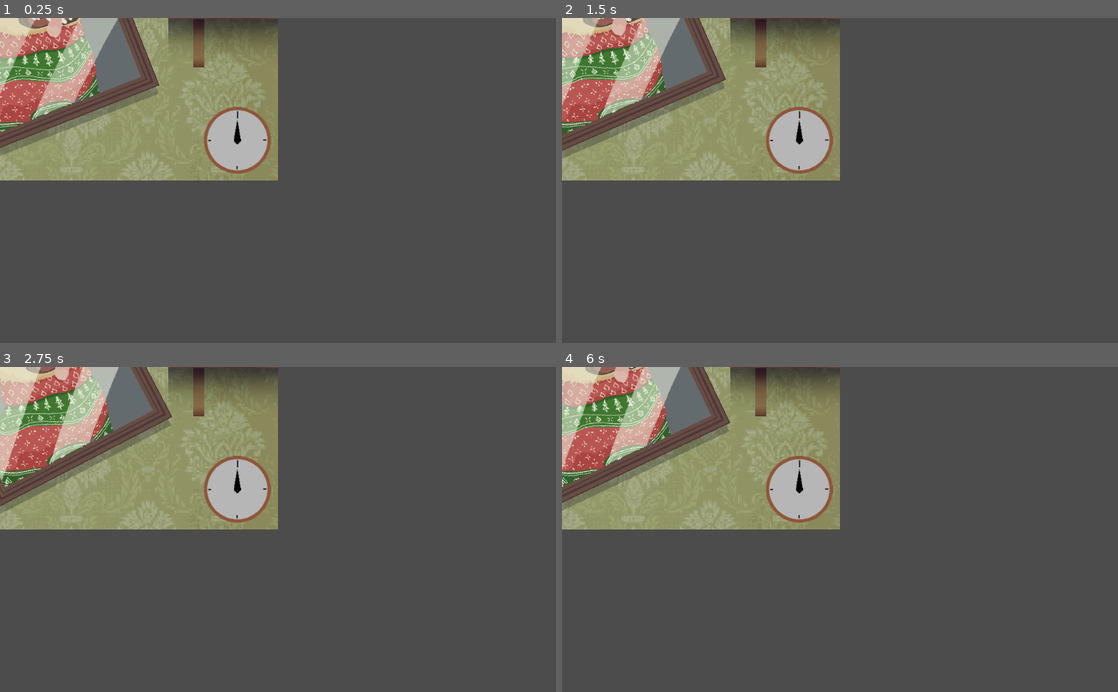
Above: before the commit, frames 1-4 (two rows, left to right).
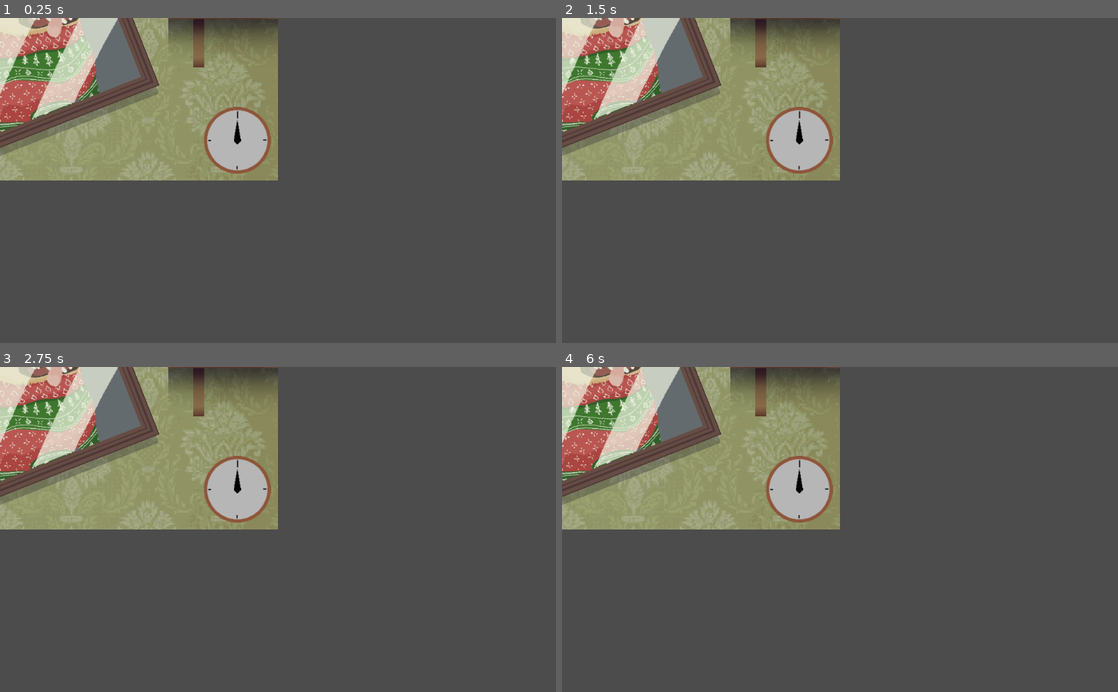
Above: after the commit, the same moments.

Repository: ericdsw/global_game_jam_2020
Game: Godot game, scene res://Screens/MiniGames/RotatePortrait/RotatePortraitMinigame.tscn
Two runs of this game, one before a commit and one after it. Both use one fixed random seed, a clock stepped at 60 frames per second and the inputs below. This scene is started directly instead of the project's main scene.
Inputs (mouse positions are in pixels of both pictures, inside the frame that each line leads up to):
- Up to frame 1 (0.25 s): no input
- Up to frame 2 (1.5 s): tap Enter (ui_accept) at 0.5, 0.77, 0.8, 1.07, 1.25 s; move the mouse to (962, 164) at 0.52 s; press the mouse at (962, 164) at 0.53 s; release the mouse at (962, 164) at 1.25 s; drag from (728, 196) to (812, 245) at 1.27 s
- Up to frame 3 (2.75 s): tap Enter (ui_accept) at 2, 2.3 s; move the mouse to (333, 458) at 2.02 s; press the mouse at (333, 458) at 2.03 s
- Up to frame 4 (6 s): release the mouse at (895, 458) at 2.75 s; tap Enter (ui_accept) at 2.75, 3.5, 3.6, 3.77, 4.07, 4.25, 5.3 s; drag from (812, 594) to (673, 480) at 2.77 s; move the mouse to (1006, 578) at 3.52 s; click (1006, 578) at 3.67 s; drag from (673, 480) to (756, 448) at 4.27 s; move the mouse to (867, 529) at 5.02 s; press the mouse at (867, 529) at 5.03 s; release the mouse at (867, 529) at 5.75 s; drag from (756, 448) to (728, 545) at 5.77 s

The runs differ from the first frame. In frame 1, 2.1% of the frame differs, in the area x 0-22%, y 0-31%; in frame 2, 4.1%; in frame 3, 5.4%, in the area x 0-31%, y 0-46%; in frame 4, 4.8%.

Commit message:
Rotate portrait now has a custom success and fail animation

Diff:
--- /dev/null
+++ b/Camera2D.gd
@@ -0,0 +1,20 @@
+extends Camera2D
+
+onready var timer := get_node("Timer") as Timer
+
+var _shake_intensity := 0.0
+
+func _process(delta: float) -> void:
+	randomize()
+	offset = Vector2(
+		rand_range(-1.0, 1.0) * _shake_intensity,
+		rand_range(-1.0, 1.0) * _shake_intensity
+	)
+
+func shake(intensity : float, duration : float) -> void:
+	_shake_intensity = intensity
+	timer.stop()
+	timer.start(duration)
+
+func _on_Timer_timeout() -> void:
+	_shake_intensity = 0.0
--- /dev/null
+++ b/Camera2D.tscn
@@ -0,0 +1,11 @@
+[gd_scene load_steps=2 format=2]
+
+[ext_resource path="res://Camera2D.gd" type="Script" id=1]
+
+[node name="Camera2D" type="Camera2D"]
+current = true
+script = ExtResource( 1 )
+
+[node name="Timer" type="Timer" parent="."]
+one_shot = true
+[connection signal="timeout" from="Timer" to="." method="_on_Timer_timeout"]
--- a/Game.gd
+++ b/Game.gd
@@ -15,6 +15,7 @@
 onready var overlay_node := get_node("OverlayNode") as Node2D
 onready var main_menu_wrapper := get_node("MainMenuWrapper") as Control
 onready var life_container := get_node("ContainerZFixer/LifeContainer") as LifeContainer
+onready var camera := get_node("Camera2D") as Camera2D
 
 # The current active minigame offset. This offset will be used to decide which
 # scene path inside the `minigames` array should be used to instance the next
@@ -81,6 +82,7 @@
 	_minigame.connect("success", self, "_on_miningame_succeeded")
 	_minigame.connect("failure", self, "_on_minigame_failure")
 	_minigame.connect("request_next", self, "_on_minigame_request_next")
+	_minigame.connect("request_shake", self, "_on_minigame_requested_shake")
 
 	# Show the minigame's required instruction screen
 	var _instructions = _instruction_res.instance()
@@ -184,10 +186,7 @@
 	_enqueue_minigame(_first_minigame)
 
 func _on_minigame_request_next(_data := {}) -> void:
-#	if _data.has("type"):
-#		var _type = _data["type"]
-#		if _type == "success":
-#			_calculate_score(_data["time_left"])
-#		else:
-#			_substract_life()
 	_go_to_next_minigame()
+
+func _on_minigame_requested_shake(intensity: float, duration: float) -> void:
+	get_node("Camera2D").shake(intensity, duration)
--- a/Game.tscn
+++ b/Game.tscn
@@ -1,10 +1,11 @@
-[gd_scene load_steps=9 format=2]
+[gd_scene load_steps=10 format=2]
 
 [ext_resource path="res://Game.gd" type="Script" id=1]
 [ext_resource path="res://Resources/Born2bSportyV2.ttf" type="DynamicFontData" id=2]
 [ext_resource path="res://Resources/General/DefaultButtonStyle.tres" type="StyleBox" id=3]
 [ext_resource path="res://Elements/BaseButton.tscn" type="PackedScene" id=4]
 [ext_resource path="res://Elements/LifeContainer.tscn" type="PackedScene" id=5]
+[ext_resource path="res://Camera2D.tscn" type="PackedScene" id=6]
 
 [sub_resource type="DynamicFont" id=1]
 size = 64
@@ -81,8 +82,7 @@
 script = ExtResource( 1 )
 minigames = [ "res://Screens/MiniGames/CleanPainting/CleanPaintingMinigame.tscn", "res://Screens/MiniGames/BrokenMarria …(329 unchanged characters)…
 
-[node name="Camera2D" type="Camera2D" parent="."]
-current = true
+[node name="Camera2D" parent="." instance=ExtResource( 6 )]
 
 [node name="MainMenuWrapper" type="Control" parent="."]
 margin_top = -24.0
--- a/MinigameTester.gd
+++ b/MinigameTester.gd
@@ -6,6 +6,8 @@
 var _success_res := preload("res://Screens/Overlays/Finish/Success.tscn")
 var _failure_res := preload("res://Screens/Overlays/Finish/Failure.tscn")
 var _instruction_res := preload("res://Screens/Overlays/Instructions/InstructionsOverlay.tscn")
+
+var _cur_minigame
 
 onready var timer := get_node("Timer") as Timer
 onready var overlay_node := get_node("OverlayNode") as Node2D
@@ -16,6 +18,9 @@
 	_minigame.connect("success", self, "_on_success")
 	_minigame.connect("failure", self, "_on_failure")
 	_minigame.connect("request_next", self, "_on_next_requested")
+	_minigame.connect("request_shake", self, "_on_minigame_requested_shake")
+
+	_cur_minigame = _minigame
 
 	var _instructions = _instruction_res.instance()
 	overlay_node.add_child(_instructions)
@@ -31,12 +36,17 @@
 	_minigame.start(target_difficulty)
 
 func _on_success(time_left: float) -> void:
-	print("Minigame Succeeded")
+	if !_cur_minigame.no_overlay_for_success:
+		var _success_ins = _success_res.instance()
+		overlay_node.add_child(_success_ins)
 
 func _on_failure() -> void:
-	var _failure_ins = _failure_res.instance()
-	overlay_node.add_child(_failure_ins)
+	if !_cur_minigame.no_overlay_for_fail:
+		var _failure_ins = _failure_res.instance()
+		overlay_node.add_child(_failure_ins)
 
 func _on_next_requested() -> void:
-	var _success_ins = _success_res.instance()
-	overlay_node.add_child(_success_ins)
+	print("requested next")
+
+func _on_minigame_requested_shake(intensity: float, duration: float) -> void:
+	get_node("Camera2D").shake(intensity, duration)
--- a/Screens/MiniGames/BaseMinigame.gd
+++ b/Screens/MiniGames/BaseMinigame.gd
@@ -22,6 +22,7 @@
 signal success(time_left)
 signal failure()
 signal request_next(data)
+signal request_shake(intensity, duration)
 
 # ================================ Lifecycle ================================ #
 
@@ -63,7 +64,10 @@
 		emit_signal("failure")
 
 func request_next(extra_data := {}) -> void:
-	emit_signal("request_next", extra_data)
+	emit_signal("request_next")
+
+func request_shake(intensity := 1.0, duration := 0.5) -> void:
+	emit_signal("request_shake", intensity, duration)
 
 # ================================ Callbacks ================================ #
 
--- a/Screens/MiniGames/RotatePortrait/RotatePortraitMinigame.gd
+++ b/Screens/MiniGames/RotatePortrait/RotatePortraitMinigame.gd
@@ -4,6 +4,7 @@
 onready var reflection : Sprite = get_node("Portrait/Reflection")
 onready var shadow : Sprite = get_node("Shadow")
 onready var nail : Vector2 = get_node("Nail").global_position
+onready var animation_player := get_node("AnimationPlayer") as AnimationPlayer
 
 var anchor : int
 var virtual_nail : Vector2
@@ -15,13 +16,19 @@
 	_set_leeway(5)
 
 func _input(event : InputEvent) -> void:
-	if event is InputEventMouseMotion and clicking:
-		if event.relative.x < 0:
-			portrait.rotation_degrees += 1
-		elif event.relative.x > 0:
-			portrait.rotation_degrees -= 1
 
-func _process(delta : float) -> void:
+	if _is_active:
+
+		if event is InputEventMouseMotion and clicking:
+			if event.relative.x < 0:
+				portrait.rotation_degrees += 1
+			elif event.relative.x > 0:
+				portrait.rotation_degrees -= 1
+
+func _process(_delta : float) -> void:
+
+	if !_is_active:
+		return
 
 	reflection.modulate.a = clamp(abs(portrait.rotation_degrees), 0.0, 45.0) / 45.0 + 0.2
 	shadow.rotation_degrees = portrait.rotation_degrees
@@ -33,7 +40,6 @@
 
 	if !clicking:
 		if portrait.rotation_degrees > -leeway and portrait.rotation_degrees < leeway:
-			print("NAISUUU")
 			portrait.rotation_degrees = 0
 			shadow.rotation_degrees = 0
 			on_success()
@@ -41,3 +47,19 @@
 
 func _set_leeway(_leeway : float = 0.5) -> void:
 	leeway = _leeway
+
+# @Overwrite
+func on_failure() -> void:
+	.on_failure()
+	animation_player.play("falling")
+
+func on_success() -> void:
+	.on_success()
+	animation_player.play("win")
+
+func _on_AnimationPlayer_animation_finished(anim_name: String) -> void:
+	if anim_name == "falling":
+		request_shake(5.0, 0.4)
+		request_next()
+	elif anim_name == "win":
+		request_next()
--- a/Screens/MiniGames/RotatePortrait/RotatePortraitMinigame.tscn
+++ b/Screens/MiniGames/RotatePortrait/RotatePortraitMinigame.tscn
@@ -6,10 +6,208 @@
 [ext_resource path="res://Resources/RotatePortrait/BrithT2.png" type="Texture" id=4]
 [ext_resource path="res://Resources/RotatePortrait/BackG.png" type="Texture" id=5]
 [ext_resource path="res://Resources/RotatePortrait/ShadowT2.png" type="Texture" id=6]
+[ext_resource path="res://Resources/Sounds/FixFrame/Squeaktoy.wav" type="AudioStream" id=7]
+[ext_resource path="res://Resources/Sounds/FixFrame/portrait_falling.wav" type="AudioStream" id=8]
+[ext_resource path="res://Resources/Sounds/FixFrame/WinDog.wav" type="AudioStream" id=9]
+
+[sub_resource type="Animation" id=1]
+resource_name = "default"
+loop = true
+tracks/0/type = "value"
+tracks/0/path = NodePath("Portrait:position")
+tracks/0/interp = 1
+tracks/0/loop_wrap = true
+tracks/0/imported = false
+tracks/0/enabled = true
+tracks/0/keys = {
+"times": PoolRealArray( 0 ),
+"transitions": PoolRealArray( 1 ),
+"update": 0,
+"values": [ Vector2( 0, -118 ) ]
+}
+tracks/1/type = "value"
+tracks/1/path = NodePath("Shadow:position")
+tracks/1/interp = 1
+tracks/1/loop_wrap = true
+tracks/1/imported = false
+tracks/1/enabled = true
+tracks/1/keys = {
+"times": PoolRealArray( 0 ),
+"transitions": PoolRealArray( 1 ),
+"update": 0,
+"values": [ Vector2( 0, -94 ) ]
+}
+tracks/2/type = "value"
+tracks/2/path = NodePath("Portrait:scale")
+tracks/2/interp = 1
+tracks/2/loop_wrap = true
+tracks/2/imported = false
+tracks/2/enabled = true
+tracks/2/keys = {
+"times": PoolRealArray( 0 ),
+"transitions": PoolRealArray( 1 ),
+"update": 0,
+"values": [ Vector2( 1, 1 ) ]
+}
+tracks/3/type = "value"
+tracks/3/path = NodePath("Shadow:scale")
+tracks/3/interp = 1
+tracks/3/loop_wrap = true
+tracks/3/imported = false
+tracks/3/enabled = true
+tracks/3/keys = {
+"times": PoolRealArray( 0 ),
+"transitions": PoolRealArray( 1 ),
+"update": 0,
+"values": [ Vector2( 1, 1 ) ]
+}
+
+[sub_resource type="Animation" id=2]
+resource_name = "falling"
+length = 0.8
+tracks/0/type = "value"
+tracks/0/path = NodePath("Portrait:position")
+tracks/0/interp = 1
+tracks/0/loop_wrap = true
+tracks/0/imported = false
+tracks/0/enabled = true
+tracks/0/keys = {
+"times": PoolRealArray( 0.2, 0.7 ),
+"transitions": PoolRealArray( 1, 1 ),
+"update": 0,
+"values": [ Vector2( 0, -118 ), Vector2( 0, 470 ) ]
+}
+tracks/1/type = "value"
+tracks/1/path = NodePath("Shadow:position")
+tracks/1/interp = 1
+tracks/1/loop_wrap = true
+tracks/1/imported = false
+tracks/1/enabled = true
+tracks/1/keys = {
+"times": PoolRealArray( 0.2, 0.7 ),
+"transitions": PoolRealArray( 1, 1 ),
+"update": 0,
+"values": [ Vector2( 0, -94 ), Vector2( 0, 494 ) ]
+}
+tracks/2/type = "value"
+tracks/2/path = NodePath("FallStream:playing")
+tracks/2/interp = 1
+tracks/2/loop_wrap = true
+tracks/2/imported = false
+tracks/2/enabled = true
+tracks/2/keys = {
+"times": PoolRealArray( 0 ),
+"transitions": PoolRealArray( 1 ),
+"update": 1,
+"values": [ true ]
+}
+tracks/3/type = "value"
+tracks/3/path = NodePath("CrashStream:playing")
+tracks/3/interp = 1
+tracks/3/loop_wrap = true
+tracks/3/imported = false
+tracks/3/enabled = true
+tracks/3/keys = {
+"times": PoolRealArray( 0.7 ),
+"transitions": PoolRealArray( 1 ),
+"update": 1,
+"values": [ true ]
+}
+tracks/4/type = "value"
+tracks/4/path = NodePath("Shadow:scale")
+tracks/4/interp = 1
+tracks/4/loop_wrap = true
+tracks/4/imported = false
+tracks/4/enabled = true
+tracks/4/keys = {
+"times": PoolRealArray( 0 ),
+"transitions": PoolRealArray( 1 ),
+"update": 0,
+"values": [ Vector2( 1, 1 ) ]
+}
+tracks/5/type = "value"
+tracks/5/path = NodePath("Portrait:scale")
+tracks/5/interp = 1
+tracks/5/loop_wrap = true
+tracks/5/imported = false
+tracks/5/enabled = true
+tracks/5/keys = {
+"times": PoolRealArray( 0 ),
+"transitions": PoolRealArray( 1 ),
+"update": 0,
+"values": [ Vector2( 1, 1 ) ]
+}
+
+[sub_resource type="Animation" id=3]
+resource_name = "win"
+length = 0.2
+tracks/0/type = "value"
+tracks/0/path = NodePath("Portrait:position")
+tracks/0/interp = 1
+tracks/0/loop_wrap = true
+tracks/0/imported = false
+tracks/0/enabled = true
+tracks/0/keys = {
+"times": PoolRealArray( 0 ),
+"transitions": PoolRealArray( 1 ),
+"update": 0,
+"values": [ Vector2( 0, -118 ) ]
+}
+tracks/1/type = "value"
+tracks/1/path = NodePath("Shadow:position")
+tracks/1/interp = 1
+tracks/1/loop_wrap = true
+tracks/1/imported = false
+tracks/1/enabled = true
+tracks/1/keys = {
+"times": PoolRealArray( 0 ),
+"transitions": PoolRealArray( 1 ),
+"update": 0,
+"values": [ Vector2( 0, -94 ) ]
+}
+tracks/2/type = "value"
+tracks/2/path = NodePath("Portrait:scale")
+tracks/2/interp = 1
+tracks/2/loop_wrap = true
+tracks/2/imported = false
+tracks/2/enabled = true
+tracks/2/keys = {
+"times": PoolRealArray( 0, 0.1, 0.2 ),
+"transitions": PoolRealArray( 1, 1, 1 ),
+"update": 0,
+"values": [ Vector2( 1, 1 ), Vector2( 1.1, 1.1 ), Vector2( 1, 1 ) ]
+}
+tracks/3/type = "value"
+tracks/3/path = NodePath("Shadow:scale")
+tracks/3/interp = 1
+tracks/3/loop_wrap = true
+tracks/3/imported = false
+tracks/3/enabled = true
+tracks/3/keys = {
+"times": PoolRealArray( 0, 0.1, 0.2 ),
+"transitions": PoolRealArray( 1, 1, 1 ),
+"update": 0,
+"values": [ Vector2( 1, 1 ), Vector2( 1.1, 1.1 ), Vector2( 1, 1 ) ]
+}
+tracks/4/type = "value"
+tracks/4/path = NodePath("WinStream:playing")
+tracks/4/interp = 1
+tracks/4/loop_wrap = true
+tracks/4/imported = false
+tracks/4/enabled = true
+tracks/4/keys = {
+"times": PoolRealArray( 0 ),
+"transitions": PoolRealArray( 1 ),
+"update": 1,
+"values": [ true ]
+}
 
 [node name="RotatePortraitMinigame" instance=ExtResource( 1 )]
 script = ExtResource( 3 )
-duration = 100.0
+duration = 1.5
+instructions = "ALIGN THE PORTRAIT!"
+no_overlay_for_success = true
+no_overlay_for_fail = true
 
 [node name="Background" type="Sprite" parent="." index="1"]
 texture = ExtResource( 5 )
@@ -26,9 +224,6 @@
 rotation = -0.375246
 texture = ExtResource( 2 )
 offset = Vector2( 5, 135 )
-__meta__ = {
-"_edit_lock_": true
-}
 
 [node name="Reflection" type="Sprite" parent="Portrait" index="0"]
 position = Vector2( 6.24833, 133.105 )
@@ -37,3 +232,19 @@
 
 [node name="Nail" type="Position2D" parent="." index="4"]
 position = Vector2( 0.285278, -140.467 )
+
+[node name="AnimationPlayer" type="AnimationPlayer" parent="." index="6"]
+autoplay = "default"
+anims/default = SubResource( 1 )
+anims/falling = SubResource( 2 )
+anims/win = SubResource( 3 )
+
+[node name="FallStream" type="AudioStreamPlayer" parent="." index="7"]
+stream = ExtResource( 8 )
+
+[node name="CrashStream" type="AudioStreamPlayer" parent="." index="8"]
+stream = ExtResource( 7 )
+
+[node name="WinStream" type="AudioStreamPlayer" parent="." index="9"]
+stream = ExtResource( 9 )
+[connection signal="animation_finished" from="AnimationPlayer" to="." method="_on_AnimationPlayer_animation_finished"]
Not shown, added: Resources/Sounds/FixFrame/portrait_falling.wav.import
Not shown: 1 places in Screens/MiniGames/RotatePortrait/RotatePortraitMinigame.tscn that only renumber resources
Not shown, added: Resources/Sounds/FixFrame/portrait_falling.wav
